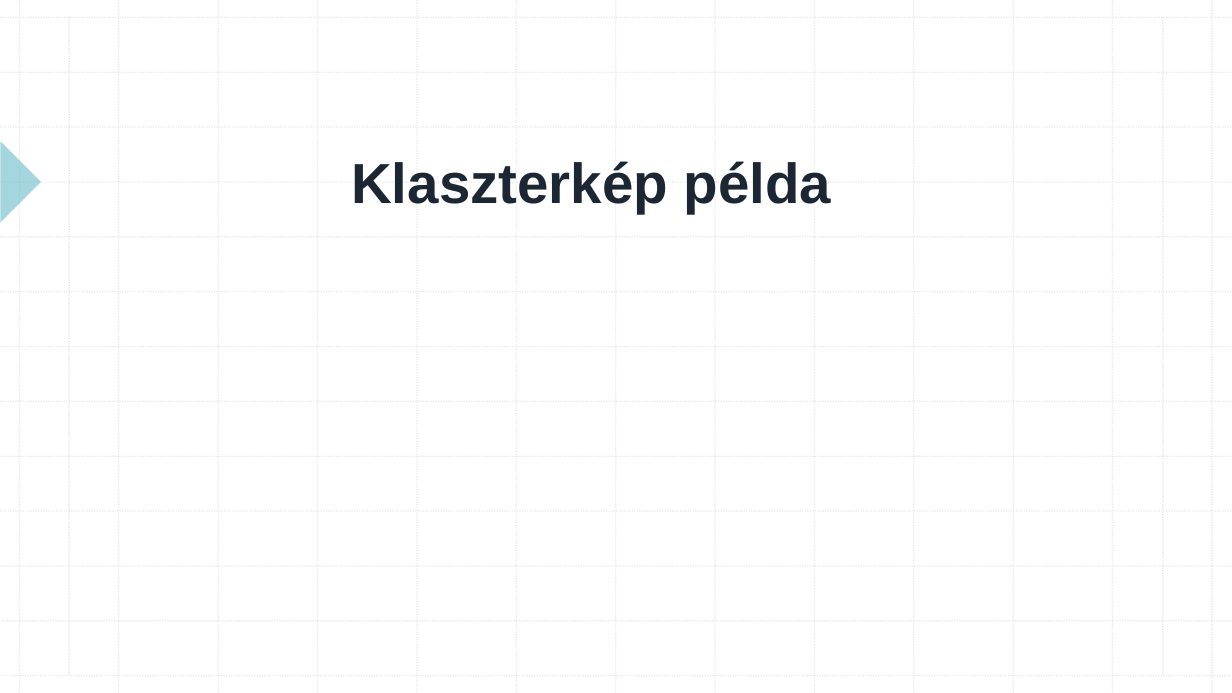
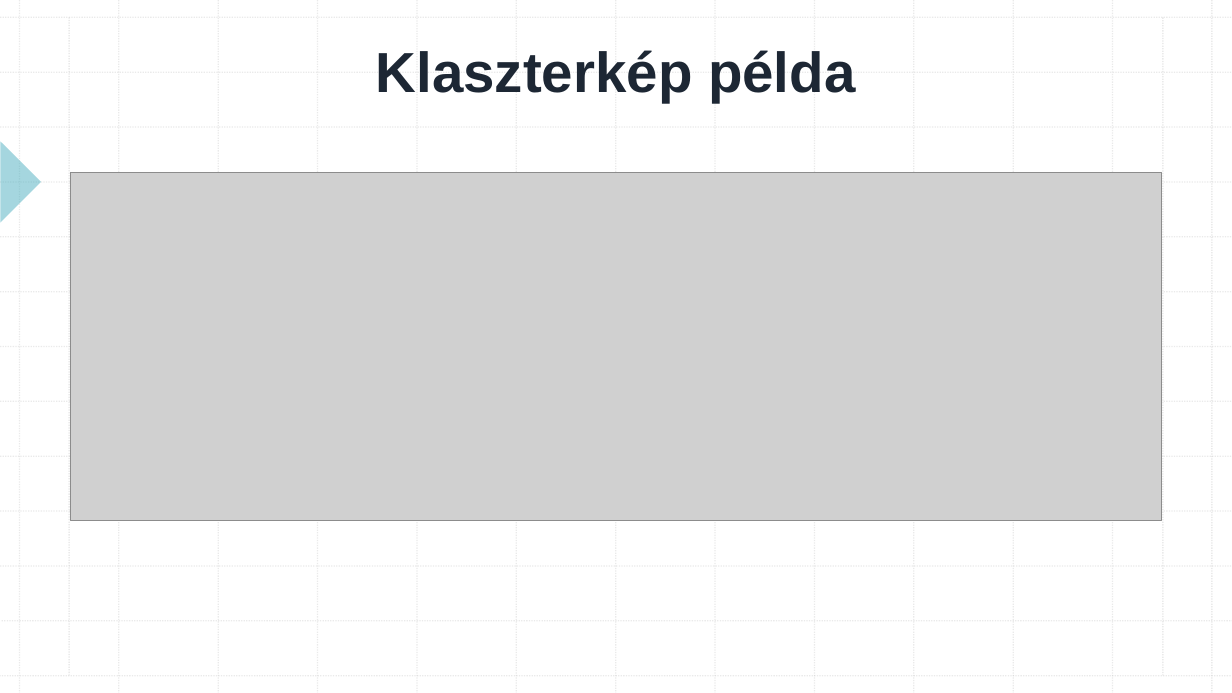
Before and after one commit to konderal333/-nkutfel, a slide deck: slide 11 of TDK prezi.pptx. Drawn at 1232x693 pixels with LibreOffice and Linux fonts; fonts in the diff are those of the drawing; grey boxes stand for pictures. Boxes give left, top, right and bottom in pixels: in the first picture for what was removed or moved away, otherwise in the second. Text is boxed around its words. In the diff, an @@ line names an element or a change of style, - is before the commit and + after.

```diff
--- a/TDK prezi.pptx
+++ b/TDK prezi.pptx
@@ title "Klaszterkép példa": place and size @@
-title "Klaszterkép példa" at (351, 161, 831, 213)
+title "Klaszterkép példa" at (376, 50, 855, 102)
@@ picture added at (70, 173, 1162, 520) @@
```
Also in this commit, not shown: 1 other slide changed.
